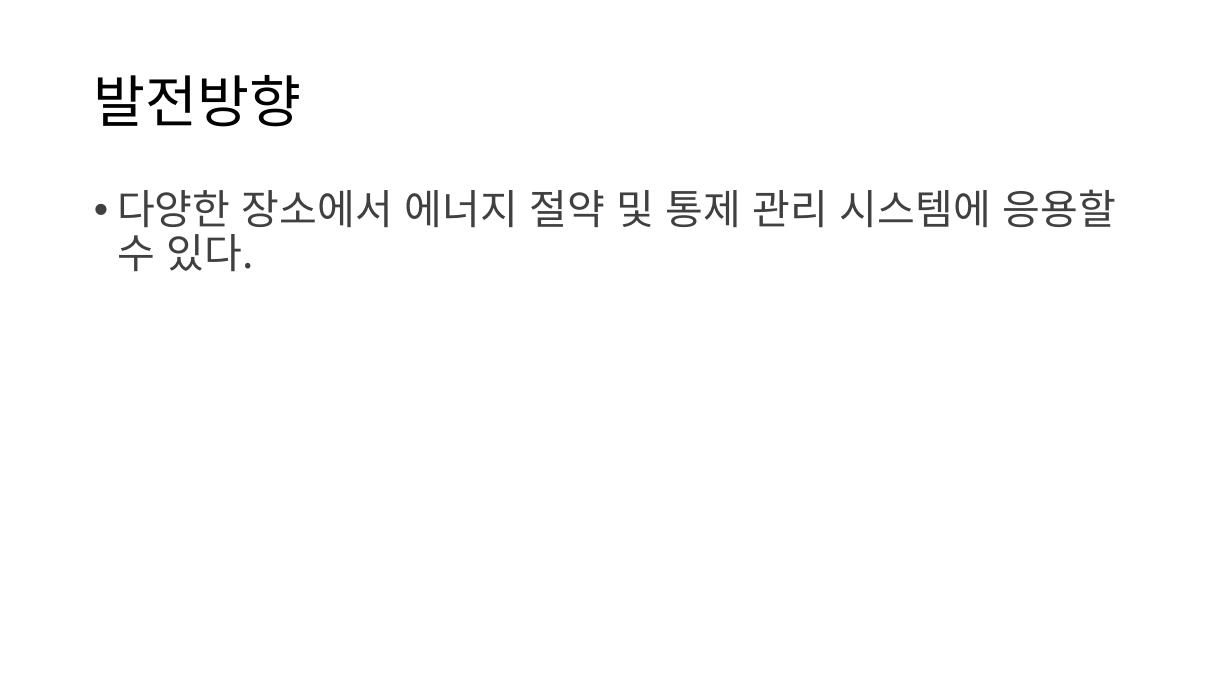
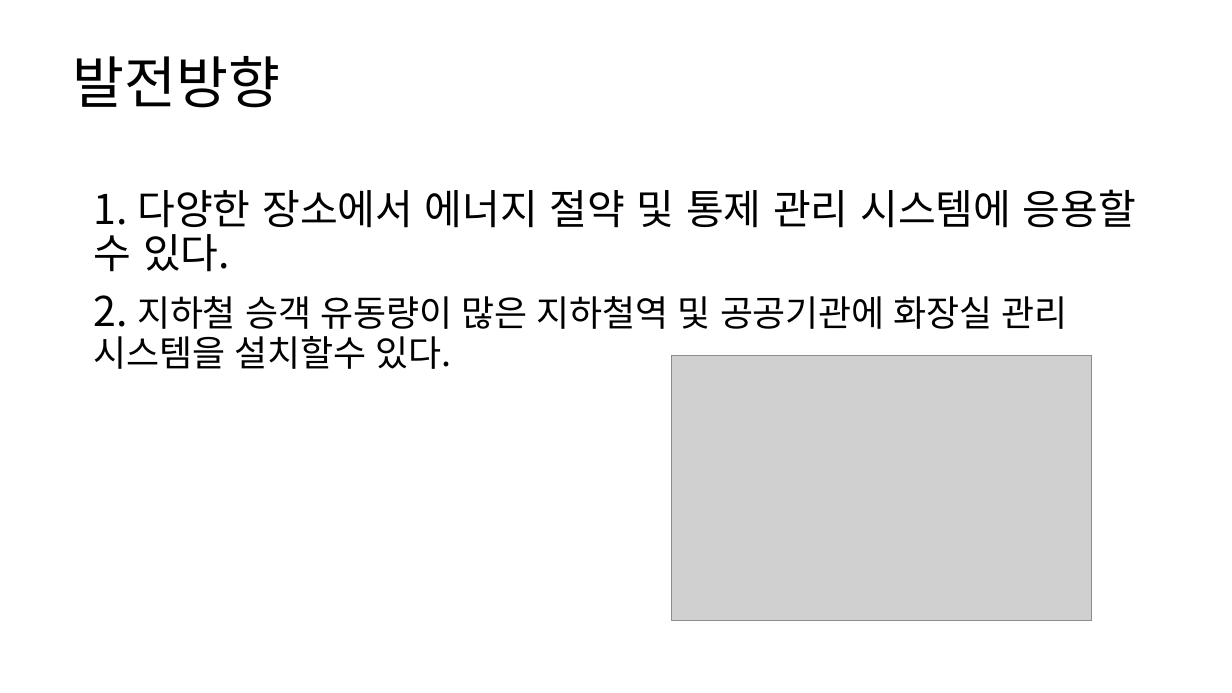
Before and after one commit to osam2018/IOT_mil-supporter, a slide deck: slide 14 of presentation2.pptx (slide 15 before the commit). Drawn at 1232x693 pixels with LibreOffice and Linux fonts; fonts in the diff are those of the drawing; grey boxes stand for pictures; background and template pictures are left out. Boxes give left, top, right and bottom in pixels: in the first picture for what was removed or moved away, otherwise in the second. Text is boxed around its words. In the diff, an @@ line names an element or a change of style, - is before the commit and + after.

```diff
--- a/presentation2.pptx
+++ b/presentation2.pptx
@@ title "발전방향": place and size @@
-title "발전방향" at [94,75,302,127]
+title "발전방향" at [72,56,280,108]
@@ text at [94,189,1136,369]: text changed; size 32 to 28 pt; text colour #404040 to #000000 @@
-• 다양한 장소에서 에너지 절약 및 통제 관리 시스템에 응용할 수 있다.
+1. 다양한 장소에서 에너지 절약 및 통제 관리 시스템에 응용할 수 있다.
+2. 지하철 승객 유동량이 많은 지하철역 및 공공기관에 화장실 관리 시스템을 설치할수 있다.
@@ picture added at [672,355,1092,620] @@
```
Also in this commit, not shown: 5 other slides changed, 1 slide removed, 4 other files.
